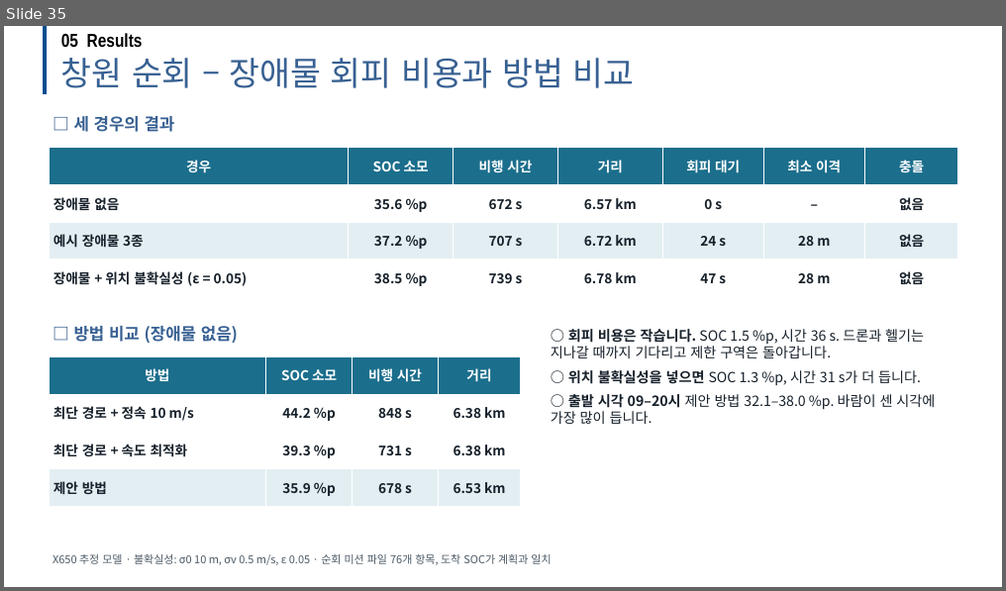
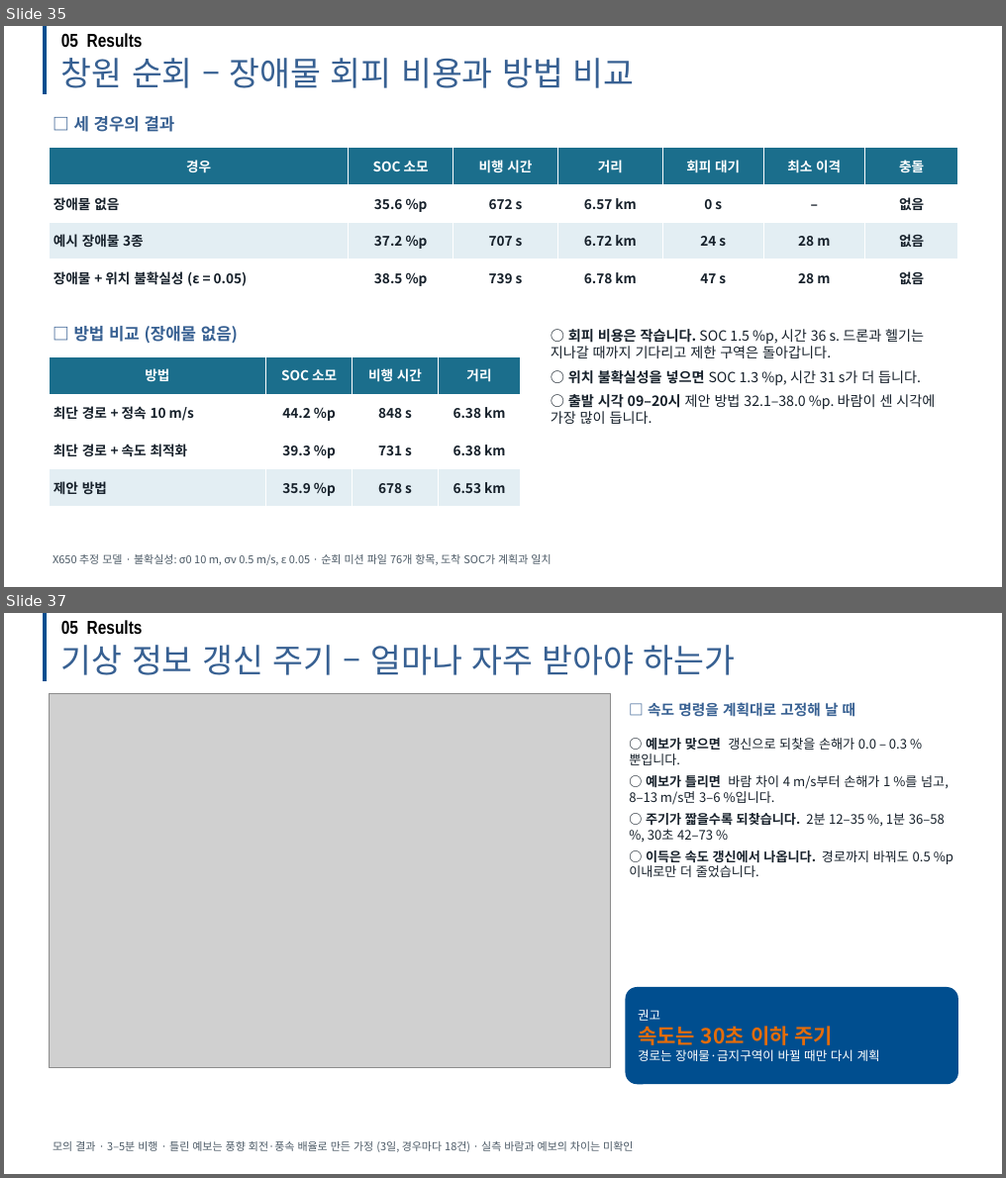
Before and after one commit to dnfl5345/Drone_path_opt, a slide deck: docs/drone_soc_academic_talk.pptx. Shown one above the other, each under a label of ours: slide 35 before the commit, slides 35 and 37 after it; the slides between them are not shown. The pictures are 1006x591 and 1006x1178 pixels, drawn with LibreOffice and Linux fonts; fonts in the diff are those of the drawing; grey boxes stand for pictures; background and template pictures are left out. Boxes give left, top, right and bottom in pixels: in the first picture for what was removed or moved away, otherwise in the second. Text is boxed around its words. In the diff, an @@ line names an element or a change of style, - is before the commit and + after.

```diff
--- a/docs/drone_soc_academic_talk.pptx
+++ b/docs/drone_soc_academic_talk.pptx
@@ slide 37 added at (4,613,1002,1174), background #FFFFFF @@
@@ line added from (45, 613) to (45, 682), #004E8F 3.5 pt @@
@@ text added at (61,620,143,634), 18 pt, text #000000, bold @@
+05 Results
@@ text added at (61,645,736,675), 32 pt, text #376092 @@
+기상 정보 갱신 주기 – 얼마나 자주 받아야 하는가
@@ picture added at (49,694,611,1068) @@
@@ text added at (648,702,856,717), 14 pt, text #376092, bold @@
+□ 속도 명령을 계획대로 고정해 날 때
@@ text added at (629,738,953,877), 12.5 pt, text #16202A @@
+○ 예보가 맞으면 갱신으로 되찾을 손해가 0.0 – 0.3 %뿐입니다.
+○ 예보가 틀리면 바람 차이 4 m/s부터 손해가 1 %를 넘고, 8–13 m/s면 3–6 %입니다.
+○ 주기가 짧을수록 되찾습니다. 2분 12–35 %, 1분 36–58 %, 30초 42–73 %
+○ 이득은 속도 갱신에서 나옵니다. 경로까지 바꿔도 0.5 %p 이내로만 더 줄었습니다.
@@ rounded rectangle added at (626,987,958,1084), fill #004E8F, 12 pt, text #FFFFFF @@
+권고
+속도는 30초 이하 주기
+경로는 장애물·금지구역이 바뀔 때만 다시 계획
@@ text added at (53,1142,633,1153), 10.5 pt, text #4C5A66 @@
+모의 결과 · 3–5분 비행 · 틀린 예보는 풍향 회전·풍속 배율로 만든 가정 (3일, 경우마다 18건) · 실측 바람과 예보의 차이는 미확인
```
Also in this commit, not shown: 2 slides changed, 1 other slide added, 6 other files.
